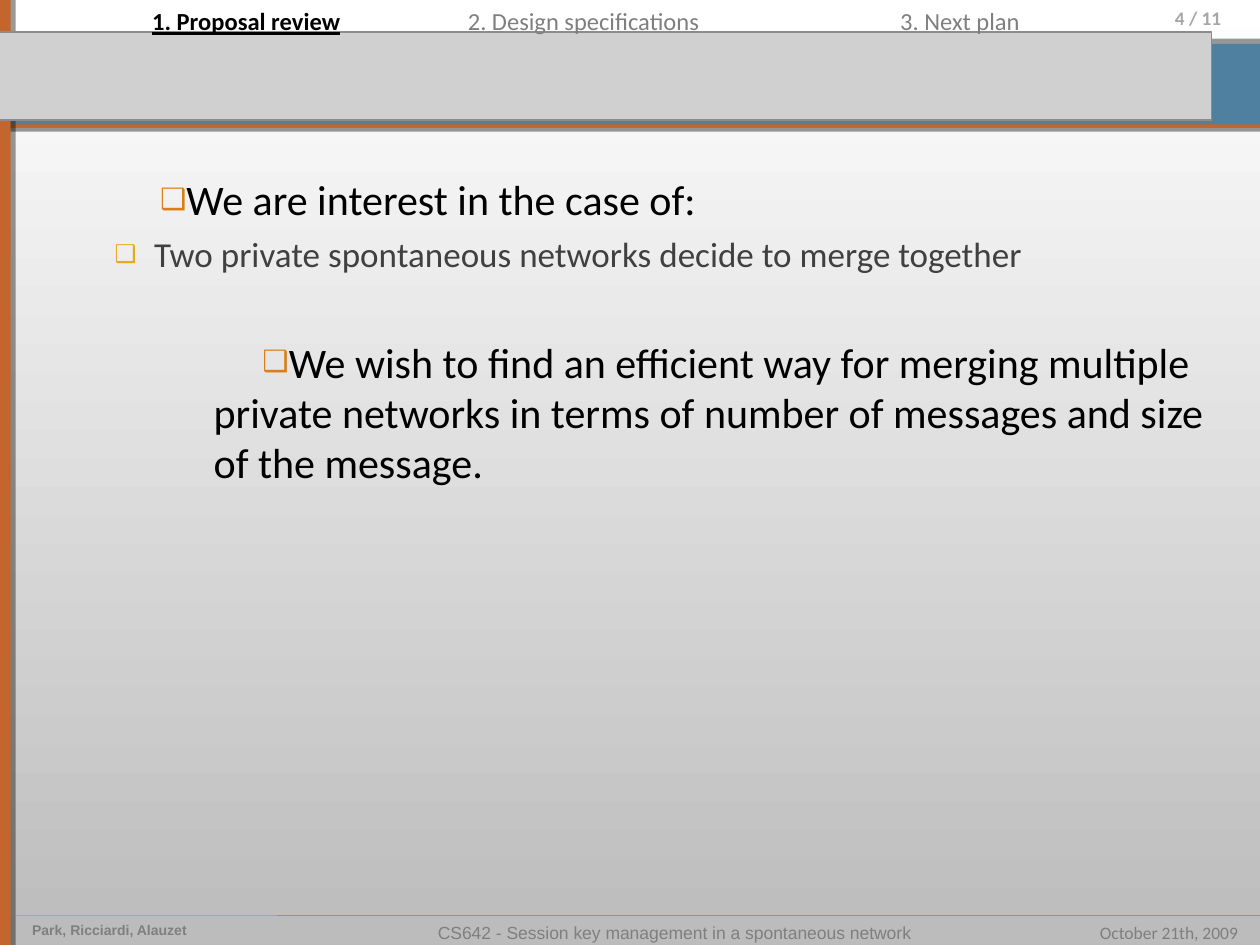
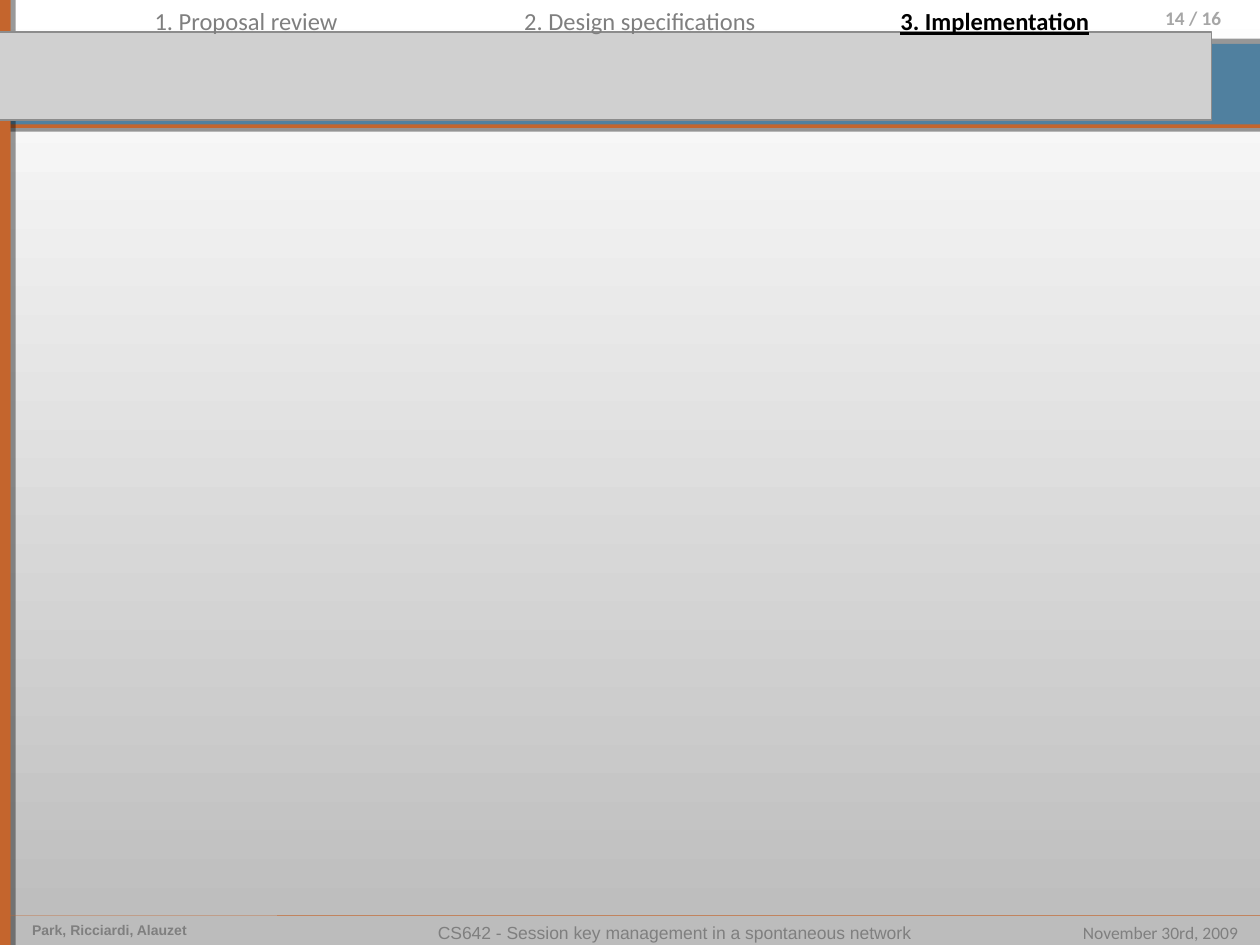
Before and after one commit to pierrealauzet/skemasnet, a slide deck: slide 14 of 3_design/CS462_Skemasnet_design.ppt (slide 4 before the commit). Drawn at 1260x945 pixels with LibreOffice and Linux fonts; fonts in the diff are those of the drawing; grey boxes stand for pictures. Boxes give left, top, right and bottom in pixels: in the first picture for what was removed or moved away, otherwise in the second. Text is boxed around its words. In the diff, an @@ line names an element or a change of style, - is before the commit and + after.

```diff
--- a/3_design/CS462_Skemasnet_design.ppt
+++ b/3_design/CS462_Skemasnet_design.ppt
@@ text "1. Proposal review" at [155,13,338,37]: text colour #000000 to #7F7F7F, bold off, underline off @@
@@ text "2. Design specifications": place and size @@
-text "2. Design specifications" at [468,13,698,37]
+text "2. Design specifications" at [524,13,755,37]
@@ text at [900,11,1089,35]: text changed; text colour #7F7F7F to #000000; bold on @@
-3. Next plan
+3. Implementation
@@ page number at [1165,12,1221,25]: text changed @@
-4 / 11
+14 / 16
@@ text removed at [154,186,1203,486] @@
-❑ We are interest in the case of:
-  ❑ Two private spontaneous networks decide to merge together
-❑ We wish to find an efficient way for merging multiple private networks in terms of number of messages and size of the message.
@@ text at [1083,927,1237,940]: text changed @@
-October 21th, 2009
+November 30rd, 2009
```
Also in this commit, not shown: 7 other slides changed, 7 slides added, 8 slides removed, 1 other file.
